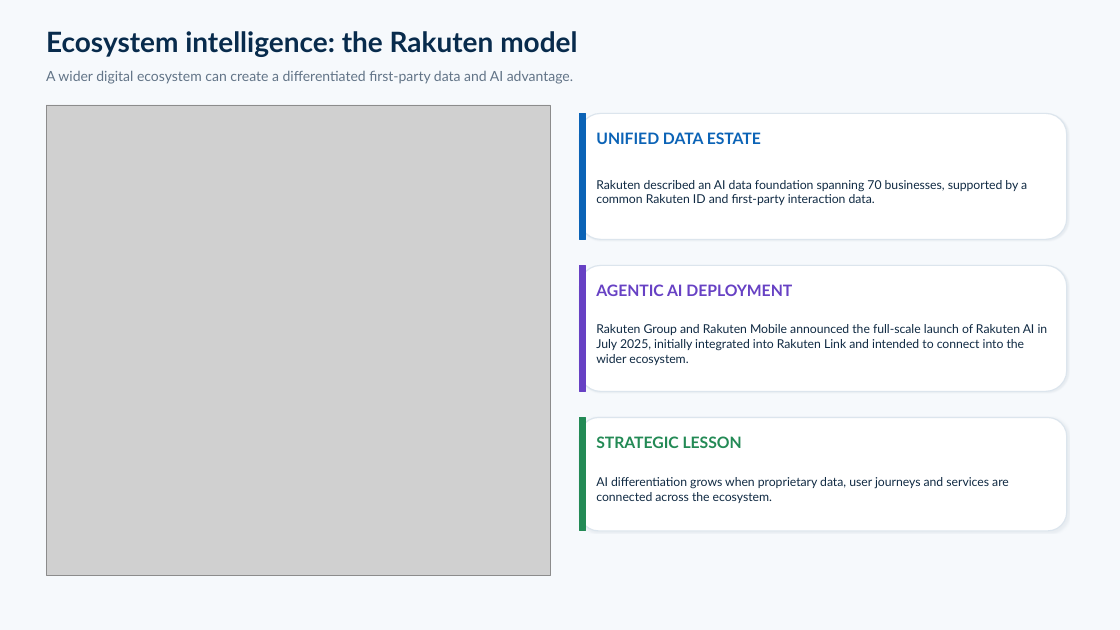
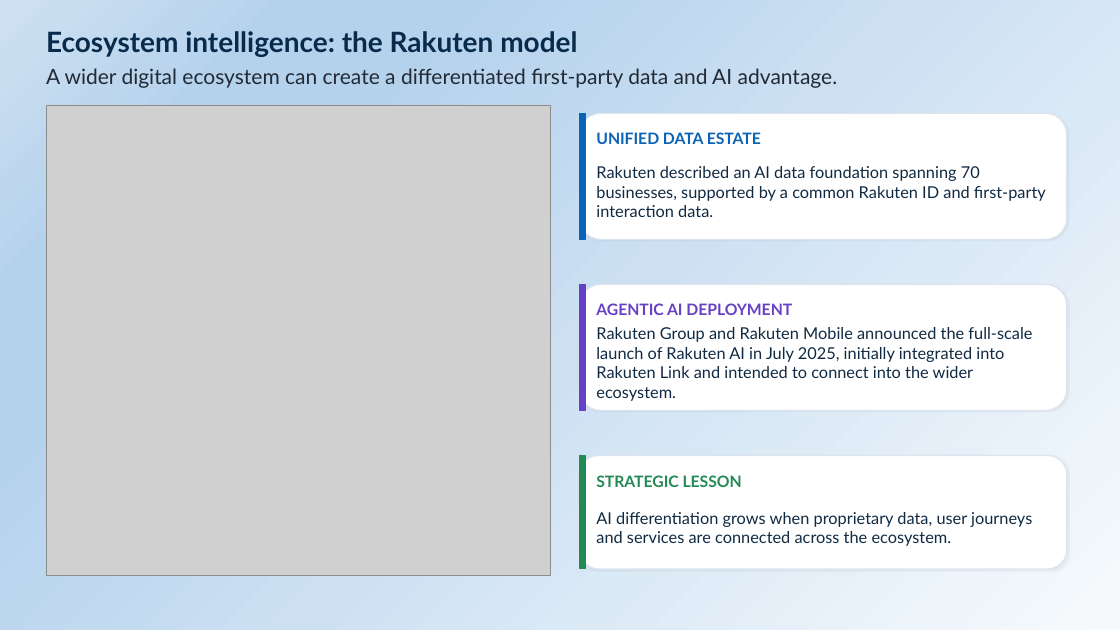
Before and after one commit to rajkamal1410/Invent-Telco-AI-Initiatives, a slide deck: slide 9 of documents/Intelligent_Telco_Infographic_Rich_Presentation.pptx (slide 11 before the commit). Drawn at 1120x630 pixels with LibreOffice and Linux fonts; fonts in the diff are those of the drawing; grey boxes stand for pictures. Boxes give left, top, right and bottom in pixels: in the first picture for what was removed or moved away, otherwise in the second. Text is boxed around its words. In the diff, an @@ line names an element or a change of style, - is before the commit and + after.

```diff
--- a/documents/Intelligent_Telco_Infographic_Rich_Presentation.pptx
+++ b/documents/Intelligent_Telco_Infographic_Rich_Presentation.pptx
@@ background #F6F9FC to gradient #F7FAFD to #B5D2EC to #CEE1F2 @@
@@ text "A wider digital ecosystem can ..." at box(46, 68, 838, 88): size 12 to 18 pt, text colour #627487 to #222A35 @@
@@ 1 text, 1 rounded rectangle, 1 rectangle: place and size @@
-1 text, 1 rounded rectangle, 1 rectangle at box(580, 266, 1067, 392)
+1 text, 1 rounded rectangle, 1 rectangle at box(580, 285, 1067, 411)
@@ rounded rectangle: place and size @@
-rounded rectangle at box(580, 418, 1067, 531)
+rounded rectangle at box(580, 455, 1067, 569)
@@ rectangle: place and size @@
-rectangle at box(580, 418, 586, 531)
+rectangle at box(580, 455, 586, 569)
@@ text "STRATEGIC LESSON": place and size @@
-text "STRATEGIC LESSON" at box(596, 436, 742, 448)
+text "STRATEGIC LESSON" at box(596, 475, 742, 487)
@@ size 10.5 to 14 pt in 3 elements at box(596, 166, 1046, 217), box(596, 327, 1032, 401), box(596, 512, 1032, 546) @@
@@ text "AI differentiation grows when proprietary ...": place and size @@
-text "AI differentiation grows when proprietary ..." at box(596, 477, 1009, 503)
+text "AI differentiation grows when proprietary ..." at box(596, 512, 1032, 546)
```
Also in this commit, not shown: 13 other slides changed, 1 slide removed, 7 other files.
